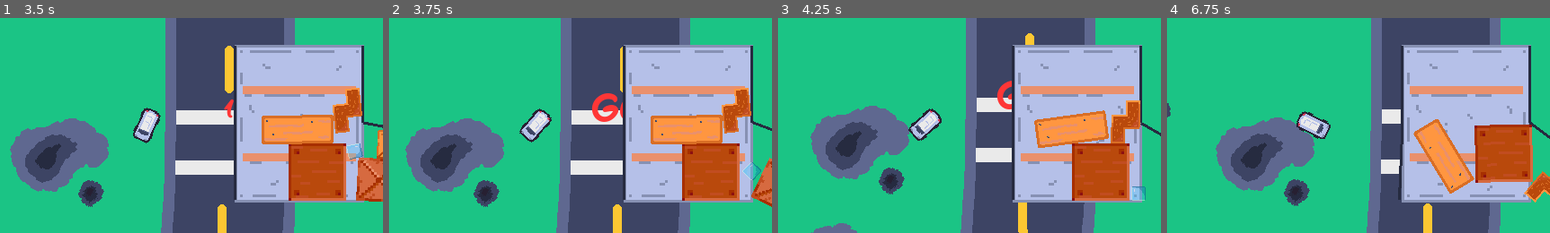
Above: before the commit, frames 1-4 (left to right).
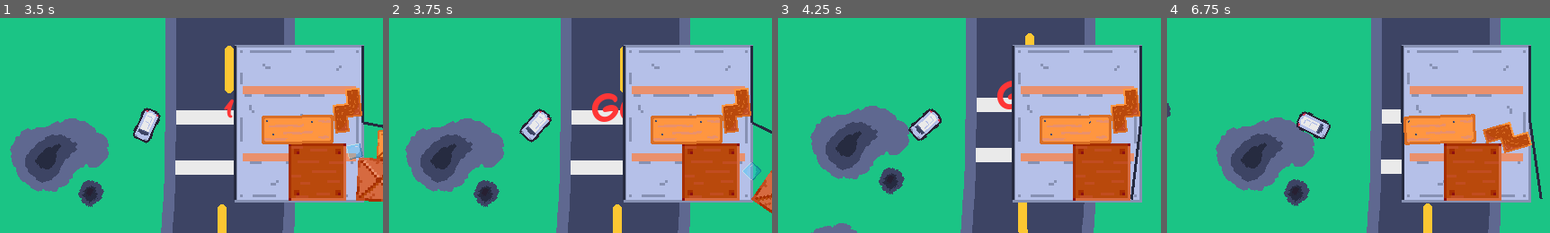
Above: after the commit, the same moments.

Repository: grace125/u-haul_u-surper
Game: Godot game, scene res://src/main_menu/main_menu.tscn
The game is run twice, just before and just after one commit, with the same random seed, the same clock (stepped at 60 frames per second) and the same inputs.
Inputs:
- Up to frame 1 (3.5 s): click "Start" at 0.5 s; hold Right (Right) 1.28-2.03 s; hold S (Backward) 2.03-2.78 s; hold Right (Right) from 2.78 s (still down)
- Up to frame 2 (3.75 s): release Right (Right) at 3.53 s; hold Up (Forward) from 3.53 s (still down)
- Up to frame 3 (4.25 s): keep holding Up (Forward)
- Up to frame 4 (6.75 s): release Up (Forward) at 4.28 s; hold A (Left) 4.28-5.78 s; hold S (Backward) 5.78-6.53 s; hold Right (Right) from 6.53 s (still down)

Frame 1 is identical in both runs. In frame 2, 0.7% of the frame differs, in the area x 94-100%, y 47-91%; in frame 3, 3.2%; in frame 4, 9.2%, in the area x 60-100%, y 44-86%.

Commit message:
added separate buckets to the container scene to distinguish the side that cargo falls from

Diff:
--- a/src/Container/Container.tscn
+++ b/src/Container/Container.tscn
@@ -71,25 +71,39 @@
 metadata/_edit_lock_ = true
 
 [node name="bucket" type="StaticBody2D" parent="."]
+position = Vector2(0, 100)
 collision_layer = 4
 collision_mask = 4
 metadata/_edit_lock_ = true
 
 [node name="bucket" type="CollisionShape2D" parent="bucket"]
-position = Vector2(72, 193)
+position = Vector2(-60, 191)
 rotation = 1.5708
+scale = Vector2(3, 1.5)
+shape = SubResource("RectangleShape2D_67bps")
+metadata/_edit_lock_ = true
+
+[node name="bucket2" type="CollisionShape2D" parent="bucket"]
+position = Vector2(-189, -70)
 scale = Vector2(3, 3)
 shape = SubResource("RectangleShape2D_67bps")
 metadata/_edit_lock_ = true
 
-[node name="bucket2" type="CollisionShape2D" parent="bucket"]
+[node name="bucket2" type="StaticBody2D" parent="."]
+position = Vector2(0, 100)
+collision_layer = 4
+collision_mask = 4
+metadata/_edit_lock_ = true
+
+[node name="bucket" type="CollisionShape2D" parent="bucket2"]
+position = Vector2(204, 191)
+rotation = 1.5708
+scale = Vector2(3, 1.5)
+shape = SubResource("RectangleShape2D_67bps")
+metadata/_edit_lock_ = true
+
+[node name="bucket2" type="CollisionShape2D" parent="bucket2"]
 position = Vector2(333, -70)
-scale = Vector2(3, 3)
-shape = SubResource("RectangleShape2D_67bps")
-metadata/_edit_lock_ = true
-
-[node name="bucket3" type="CollisionShape2D" parent="bucket"]
-position = Vector2(-189, -70)
 scale = Vector2(3, 3)
 shape = SubResource("RectangleShape2D_67bps")
 metadata/_edit_lock_ = true
@@ -173,6 +187,7 @@
 scale = Vector2(2, 2)
 shape = SubResource("RectangleShape2D_cmuns")
 debug_color = Color(0, 0.6, 0.701961, 0.419608)
+metadata/_edit_lock_ = true
 
 [node name="Sprite2D" type="Sprite2D" parent="Box/CollisionShape2D"]
 position = Vector2(9.53674e-07, -1.90735e-06)
@@ -193,6 +208,7 @@
 scale = Vector2(1.5, 1.5)
 shape = SubResource("RectangleShape2D_cmuns")
 debug_color = Color(0, 0.6, 0.701961, 0.419608)
+metadata/_edit_lock_ = true
 
 [node name="Sprite2D" type="Sprite2D" parent="Box2/CollisionShape2D"]
 position = Vector2(9.53674e-07, -1.90735e-06)
@@ -206,12 +222,14 @@
 mass = 5.0
 physics_material_override = SubResource("PhysicsMaterial_m5j7u")
 can_sleep = false
+metadata/_edit_lock_ = true
 
 [node name="CollisionShape2D" type="CollisionShape2D" parent="Box6"]
 position = Vector2(93, 111)
 scale = Vector2(0.5, 0.5)
 shape = SubResource("RectangleShape2D_cmuns")
 debug_color = Color(0, 0.6, 0.701961, 0.419608)
+metadata/_edit_lock_ = true
 
 [node name="Sprite2D" type="Sprite2D" parent="Box6/CollisionShape2D"]
 position = Vector2(9.53674e-07, -1.90735e-06)
@@ -231,6 +249,7 @@
 position = Vector2(119, 101)
 shape = SubResource("RectangleShape2D_cmuns")
 debug_color = Color(0, 0.6, 0.701961, 0.419608)
+metadata/_edit_lock_ = true
 
 [node name="Sprite2D" type="Sprite2D" parent="Box3/CollisionShape2D"]
 position = Vector2(9.53674e-07, -1.90735e-06)
@@ -250,6 +269,7 @@
 scale = Vector2(2.5, 1)
 shape = SubResource("RectangleShape2D_cmuns")
 debug_color = Color(0, 0.6, 0.701961, 0.419608)
+metadata/_edit_lock_ = true
 
 [node name="Sprite2D" type="Sprite2D" parent="Box5/CollisionShape2D"]
 position = Vector2(9.53674e-07, -1.90735e-06)
@@ -264,6 +284,7 @@
 mass = 1.5
 physics_material_override = SubResource("PhysicsMaterial_rf8pe")
 can_sleep = false
+metadata/_edit_lock_ = true
 
 [node name="Sprite2D" type="Sprite2D" parent="Box4"]
 position = Vector2(32, 48)
--- a/src/Container/forces.gd
+++ b/src/Container/forces.gd
@@ -6,8 +6,8 @@
 var collision_time = 0.0
 
 func collision(force: Vector2):
-	constant_linear_velocity.x = force.x*3
-	constant_linear_velocity.y = -abs(force.y)*3
+	constant_linear_velocity.x = force.x
+	constant_linear_velocity.y = -abs(force.y)
 
 
 # Called when the node enters the scene tree for the first time.
